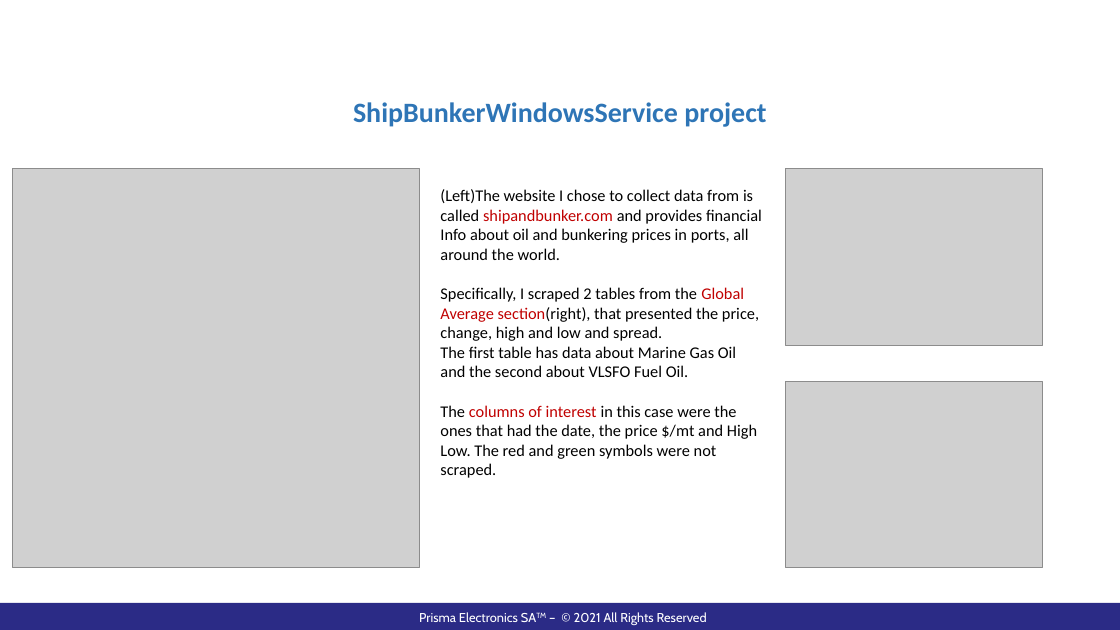
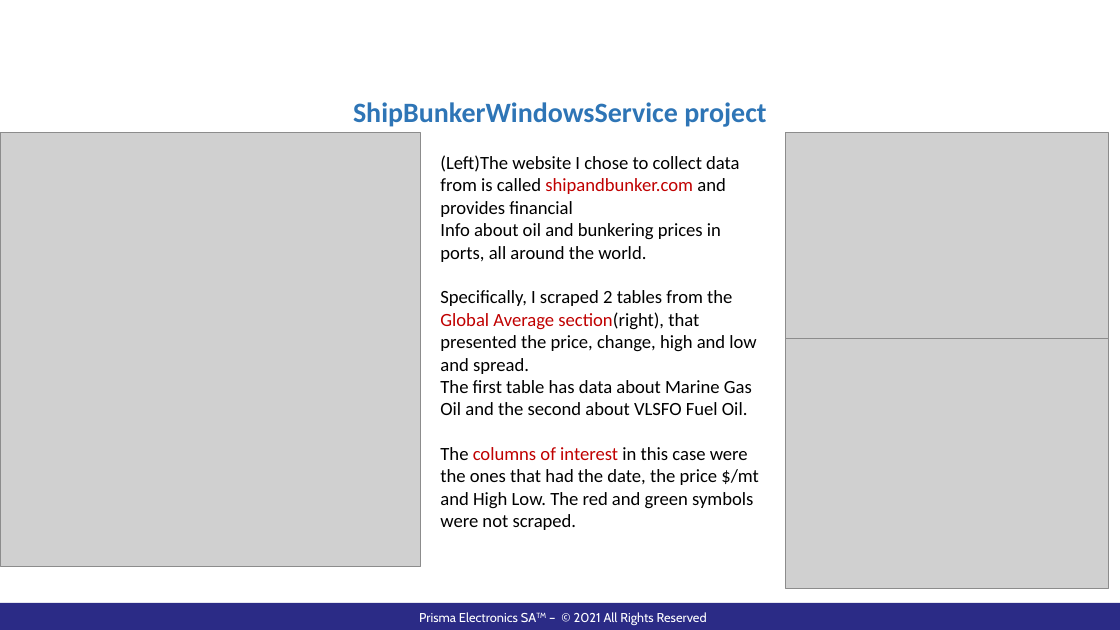
Before and after one commit to pazo0z0o/WorkRelatedLearning, a slide deck: slide 4 of ShipBunkerWindowsService/Documentation/WebScraperPresentation.pptx. Drawn at 1120x630 pixels with LibreOffice and Linux fonts; fonts in the diff are those of the drawing; grey boxes stand for pictures; background and template pictures are left out. Boxes give left, top, right and bottom in pixels: in the first picture for what was removed or moved away, otherwise in the second. Text is boxed around its words. In the diff, an @@ line names an element or a change of style, - is before the commit and + after.

```diff
--- a/ShipBunkerWindowsService/Documentation/WebScraperPresentation.pptx
+++ b/ShipBunkerWindowsService/Documentation/WebScraperPresentation.pptx
@@ picture: place and size @@
-picture at [13,169,419,567]
+picture at [0,133,420,566]
@@ text "(Left)The website I chose to ...": place and size @@
-text "(Left)The website I chose to ..." at [440,189,762,478]
+text "(Left)The website I chose to ..." at [440,155,759,530]
@@ text "(Left)The website I chose to ..." at [440,155,759,530]: size 14 to 16 pt @@
@@ picture: place and size @@
-picture at [786,169,1043,345]
+picture at [786,133,1109,345]
@@ picture: place and size @@
-picture at [786,381,1043,567]
+picture at [786,339,1109,588]
```
Also in this commit, not shown: 2 other slides changed, 4 slides added, 1 slide removed, 1 other file.
